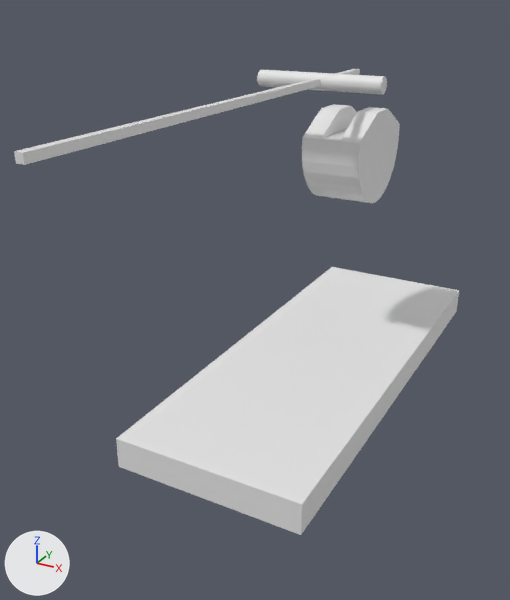
The Blender file art/trebuchet.blend, before and after one commit.
The view is the same before and after, from a camera (50 mm lens) standing at (8.9, -20.2, 12.5) and looking at (-0.8, -2.5, 3.7). Every picture has the same lights, and +X, +Y and +Z are marked at lower left. Materials are left out; every surface is plain grey.

In view in the first picture: 'arm', 'bar', 'counterweight', 'pivot'.
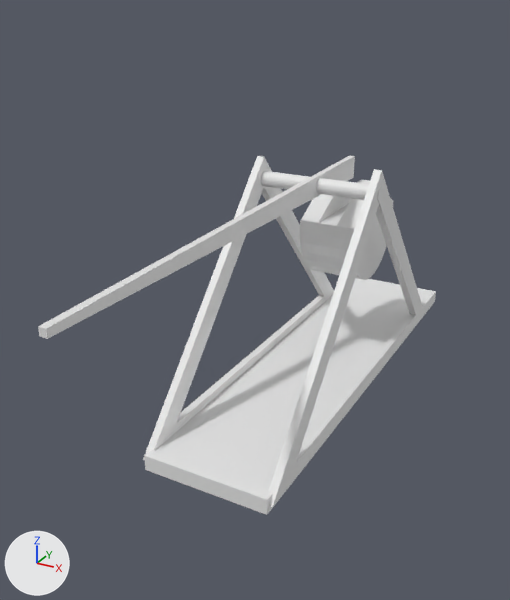
Edits to the bpy script that builds the scene:
```text
Change me_m_arm:
    where me_m_arm.from_pydata(...)  # 8 vertices, 6 faces; spans x -0.1..0.1, y -7.5..7.5, z -0.1..0.1
    used by ob_arm; location = (0.0, -4.5, 10.0)
    me_m_arm part 1
    me_m_arm.vertices[2].co: (-0.1, 7.5, -0.1) -> (-0.1, 7.5, -0.4)
    me_m_arm.vertices[3].co: (-0.1, 7.5, 0.1) -> (-0.1, 7.5, 0.4)  # pixel (354, 68) -> pixel (349, 155)
    me_m_arm.vertices[6].co: (0.1, 7.5, -0.1) -> (0.1, 7.5, -0.4)  # pixel (359, 75) -> pixel (353, 177)
    me_m_arm.vertices[7].co: (0.1, 7.5, 0.1) -> (0.1, 7.5, 0.4)  # pixel (359, 69) -> pixel (354, 156)
Change me_m_counterweight:
    used by ob_counterweight; location = (0.0, 2.99, 8.09)
    remove me_m_counterweight.from_pydata(...)  # 92 vertices, 75 faces; spans x -1.0..1.0, y -2.0..2.0, z -2.39..0.74
    add me_m_counterweight.from_pydata(...)  # 100 vertices, 83 faces; spans x -1.0..1.0, y -2.0..2.0, z -2.39..1.12
    me_m_counterweight part 2
    2 faces are deleted
    8 vertices are added at x -1.0..1.0, y -0.2..0.2, z 1.12
    10 new faces join them
Change me_cylinder_001:
    where me_cylinder_001.from_pydata(...)  # 64 vertices, 34 faces; spans x -2.0..2.0, y -0.25..0.25, z -0.25..0.25
    used by ob_pivot; location = (0.0, 0.0, 10.0)
    me_cylinder_001 part 3: the whole mesh is scaled about its middle by (1.08, 1, 1)
Change me_m_bar:
    where me_m_bar.from_pydata(...)  # 8 vertices, 6 faces; spans x -3.0..3.0, y -8.0..8.0, z -0.5..0.5
    used by ob_bar; location = (0.0, 1.0, 0.0)
    me_m_bar part 4: the whole mesh is scaled about its middle by (0.667, 1, 0.5)
Add me_cylinder_002:
    me_cylinder_002.from_pydata([(-0.12, 0.0, 4.03), (0.12, 0.0, 4.03), (-0.13, 5.54, -2.01), (0.12, 5.54, -2.01), (-0.12, -5.54, -2.01), (0.12, -5.54, -2.01), (0.12, 6.93, -2.52), (0.12, 0.0, 5.03), (0.12, -6.93, -2.52), (-0.12, 0.0, 5.03), (-0.13, 6.93, -2.52), (-0.12, -6.93, -2.52)], [], [(9, 7, 6, 10), (10, 6, 8, 11), (11, 8, 7, 9), (1, 3, 6, 7), (3, 5, 8, 6), (5, 1, 7, 8), (2, 0, 9, 10), (4, 2, 10, 11), (0, 4, 11, 9), (5, 3, 2, 4), (3, 1, 0, 2), (1, 5, 4, 0)])
Change ob_arm:
    ob_arm.location: (0.0, -4.5, 10.0) -> (0.0, -4.5, 6.83)
Change ob_counterweight:
    ob_counterweight.location: (0.0, 2.99, 8.09) -> (0.0, 2.99, 5.24)
Change ob_pivot:
    ob_pivot.location: (0.0, 0.0, 10.0) -> (0.0, 0.0, 6.83)
Add ob_stand1_001:
    ob_stand1_001 = bpy.data.objects.new('stand1.001', me_cylinder_002)
    ob_stand1_001.location = (-2.0, 0.0, 2.53)
Add ob_stand1:
    ob_stand1 = bpy.data.objects.new('stand1', me_cylinder_002.copy())
    ob_stand1.location = (2.0, 0.0, 2.53)
```

Boxes [x1, y1, x2, y2] around the edits, measured in the pictures (510 x 600 px; the box of a moved part takes in the faces that stretch with it):
'bar', mesh rescaled (15% narrower, 12% shorter)
    before: [116, 267, 459, 535]
    after: [144, 278, 436, 515]
'counterweight', reshaped, moved
    before: [302, 104, 400, 203]
    after: [300, 180, 393, 280]
'stand1', added
    after: [268, 169, 425, 507]
'arm', reshaped, moved (8% narrower, 91% taller)
    before: [14, 69, 360, 165]
    after: [38, 155, 355, 339]
'stand1.001', added
    after: [143, 156, 334, 460]
'pivot', mesh rescaled, moved
    before: [257, 69, 387, 95]
    after: [260, 171, 384, 202]
part 1 of me_m_arm, moved or reshaped
    before: [15, 69, 360, 165]
    after: [38, 155, 355, 338]
part 2 of me_m_counterweight, built on
    before: [324, 104, 387, 113]
    after: [357, 180, 370, 184]
